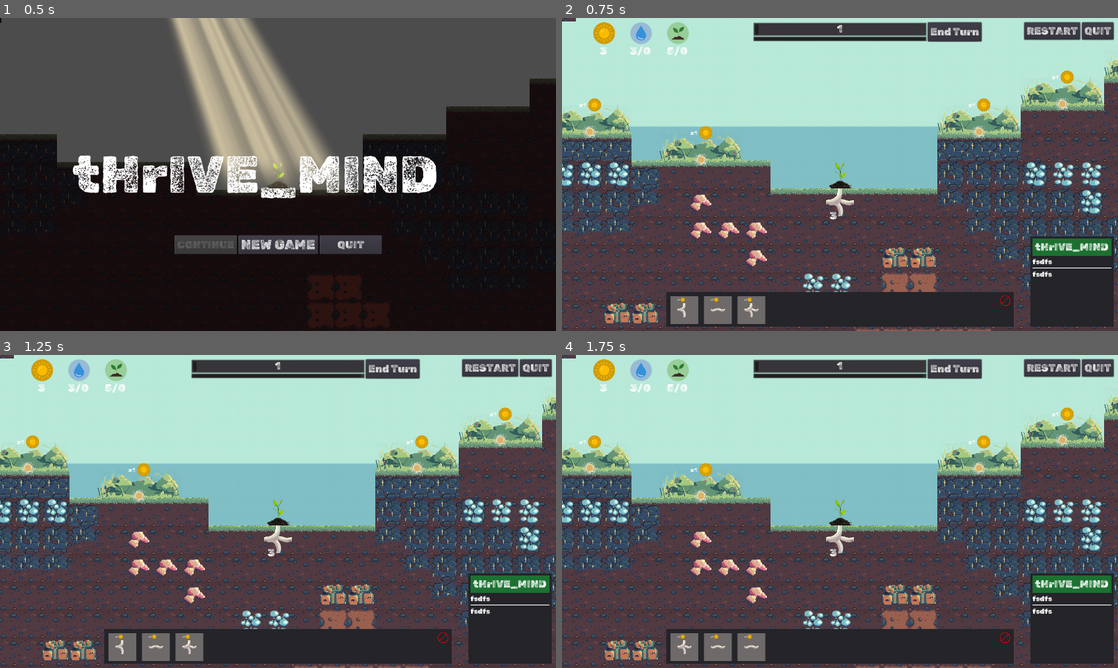
Above: before the commit, frames 1-4 (two rows, left to right).
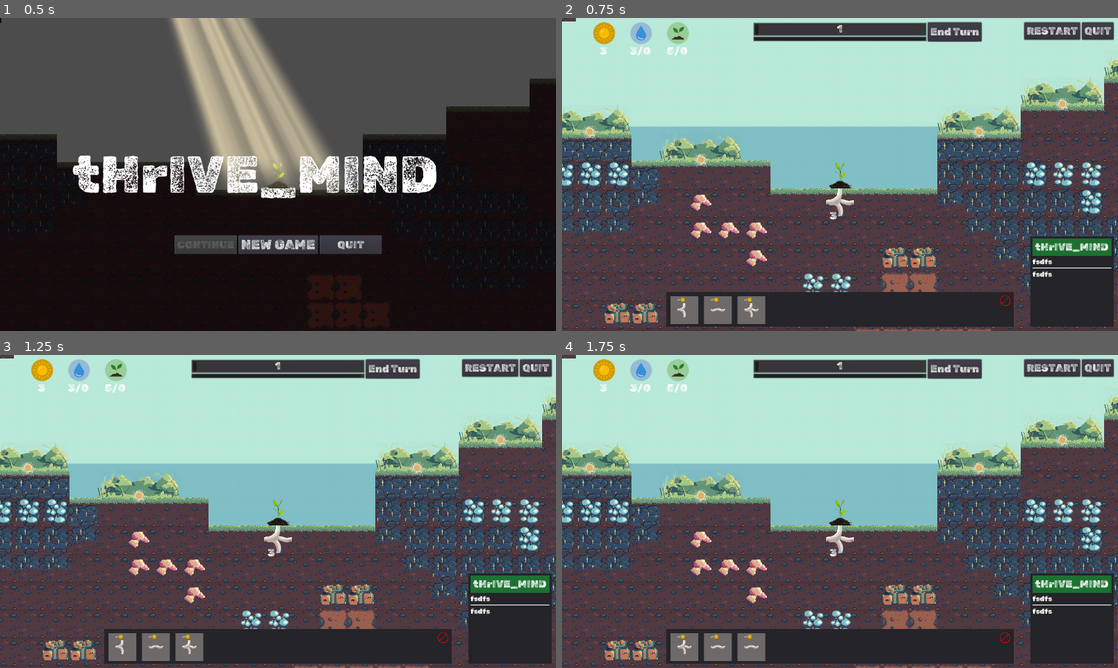
Above: after the commit, the same moments.

Repository: Gouellie/Roots
Game: Godot game, scene res://src/screens/main_menu.tscn
Same seed, same stepped clock (60 frames per second), same inputs: the game is played once before the commit and once after it.
Inputs:
- Up to frame 1 (0.5 s): no input
- Up to frame 2 (0.75 s): click "NEW GAME" at 0.5 s
- Up to frame 3 (1.25 s): no input
- Up to frame 4 (1.75 s): click "RESTART" at 1.25 s

Frame 1 is identical in both runs. In frame 2, 0.4% of the frame differs, in the area x 3-92%, y 16-39%; in frame 3, 0.4%; in frame 4, 0.4%.

Commit message:
implemented detection for victory condition (30 turns)

Diff:
--- a/project.godot
+++ b/project.godot
@@ -10,6 +10,16 @@
 
 _global_script_classes=[ {
 "base": "ResourceResolveBehavior",
+"class": "ConditionWinResolveBehavior",
+"language": "GDScript",
+"path": "res://src/ui/turns/resolve_behavior_condition_win.gd"
+}, {
+"base": "ConditionWinResolveBehavior",
+"class": "ConditionWinResolveBehavior_MaxTurns",
+"language": "GDScript",
+"path": "res://src/ui/turns/resolve_behaviors/resolve_behavior_condition_win_max_turns.gd"
+}, {
+"base": "ResourceResolveBehavior",
 "class": "ConsumerResolveBehavior",
 "language": "GDScript",
 "path": "res://src/ui/turns/resolve_behaviors/resolve_behavior_consume_resource.gd"
@@ -155,6 +165,8 @@
 "path": "res://src/scripts/turns/turn_manager.gd"
 } ]
 _global_script_class_icons={
+"ConditionWinResolveBehavior": "",
+"ConditionWinResolveBehavior_MaxTurns": "",
 "ConsumerResolveBehavior": "",
 "Entity": "",
 "EntityManager": "",
--- a/src/autoload/events.gd
+++ b/src/autoload/events.gd
@@ -25,6 +25,9 @@
 signal game_over
 
 # warning-ignore:unused_signal
+signal victory
+
+# warning-ignore:unused_signal
 signal open_plant_shop
 
 # warning-ignore:unused_signal
--- a/src/scenes/game.gd
+++ b/src/scenes/game.gd
@@ -1,17 +1,7 @@
 extends Node2D
 
 var progress : float = 0
+var step_resolver : StepResolver = StepResolver.new()
 
 func _ready() -> void:
-	Events.connect("tick", self, "on_tick")
-
-
-func on_tick() -> void:
-	progress += 1
-	if progress == Globals.CYCLE_LENGTH:
-		_game_over()
-	Events.emit_signal("progress_updated", progress)
-
-
-func _game_over() -> void:
-	Events.emit_signal("game_over")
+	step_resolver.ready(self)
--- a/src/scenes/librairies/ingredients/fertile_soil.tscn
+++ b/src/scenes/librairies/ingredients/fertile_soil.tscn
@@ -56,6 +56,7 @@
 text = "SPAWN"
 
 [node name="ResourceCost" parent="." instance=ExtResource( 5 )]
+visible = false
 margin_left = -32.0
 margin_top = -40.0
 margin_right = -27.32
--- a/src/scenes/main_scene.tscn
+++ b/src/scenes/main_scene.tscn
@@ -12,6 +12,7 @@
 [ext_resource path="res://src/scripts/turns/turn_manager.gd" type="Script" id=10]
 [ext_resource path="res://src/scenes/terrain_moderate_2.tscn" type="PackedScene" id=11]
 [ext_resource path="res://src/ui/turns/resolve_behaviors/resolve_behavior_damage_noresources.gd" type="Script" id=12]
+[ext_resource path="res://src/ui/turns/resolve_behaviors/resolve_behavior_condition_win_max_turns.gd" type="Script" id=13]
 
 [node name="MainScene" type="Node2D"]
 script = ExtResource( 4 )
@@ -65,3 +66,6 @@
 physics_interpolation_mode = 1
 
 [node name="Gui" parent="UserInterface" instance=ExtResource( 1 )]
+
+[node name="Behavior_Win_at_Max_Turns" type="Node2D" parent="."]
+script = ExtResource( 13 )
--- a/src/scripts/turns/turn_manager.gd
+++ b/src/scripts/turns/turn_manager.gd
@@ -39,6 +39,11 @@
 
 func _start_end_turn_sequence():
 	if step != Turns.STEP_ORDER.placing:
+		return
+
+	if is_last_turn():
+		while step != Turns.STEP_ORDER.condition_lose:
+			next_step()
 		return
 
 	next_step()
@@ -91,6 +96,9 @@
 	Turns.emit_signal(_signal)
 
 func start_turn():
+	if turn > max_turns:
+		return
+
 	time_remaining = Turns.time_per_turn
 	step = 0
 
@@ -99,12 +107,8 @@
 
 func end_turn():
 	turn += 1
-	if turn > max_turns:
-		end_session()
-		return
-
 	Turns.emit_signal("turn_next", turn)
 	start_turn()
 
-func end_session():
-	pass
+func is_last_turn() -> bool:
+	return turn >= max_turns
--- /dev/null
+++ b/src/ui/turns/resolve_behavior_condition_win.gd
@@ -0,0 +1,13 @@
+extends ResourceResolveBehavior
+class_name ConditionWinResolveBehavior
+
+func _init():
+	._init()
+	resolve_step = Turns.STEP_ORDER.condition_win
+
+func _victory() -> void:
+	Events.emit_signal("victory")
+
+func _execute_resolve_behavior():
+	# to be overridden in child class
+	pass
--- /dev/null
+++ b/src/ui/turns/resolve_behaviors/resolve_behavior_condition_win_max_turns.gd
@@ -0,0 +1,12 @@
+extends ConditionWinResolveBehavior
+class_name ConditionWinResolveBehavior_MaxTurns
+
+func _init():
+	._init()
+	resolve_step = Turns.STEP_ORDER.condition_win
+
+func _execute_resolve_behavior():
+	if Globals.turn_manager.is_last_turn() == false:
+		return
+
+	_victory()
Not shown: 1 places in src/scenes/main_scene.tscn that only renumber resources
